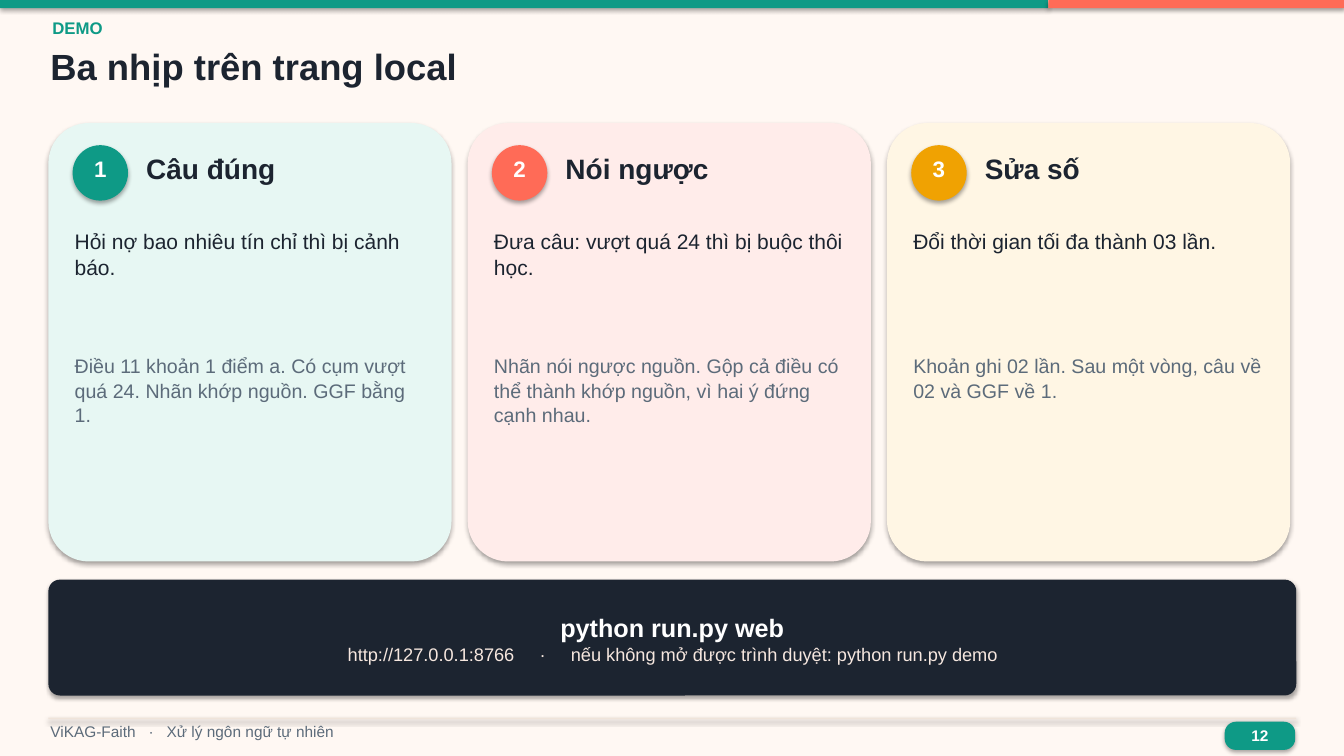
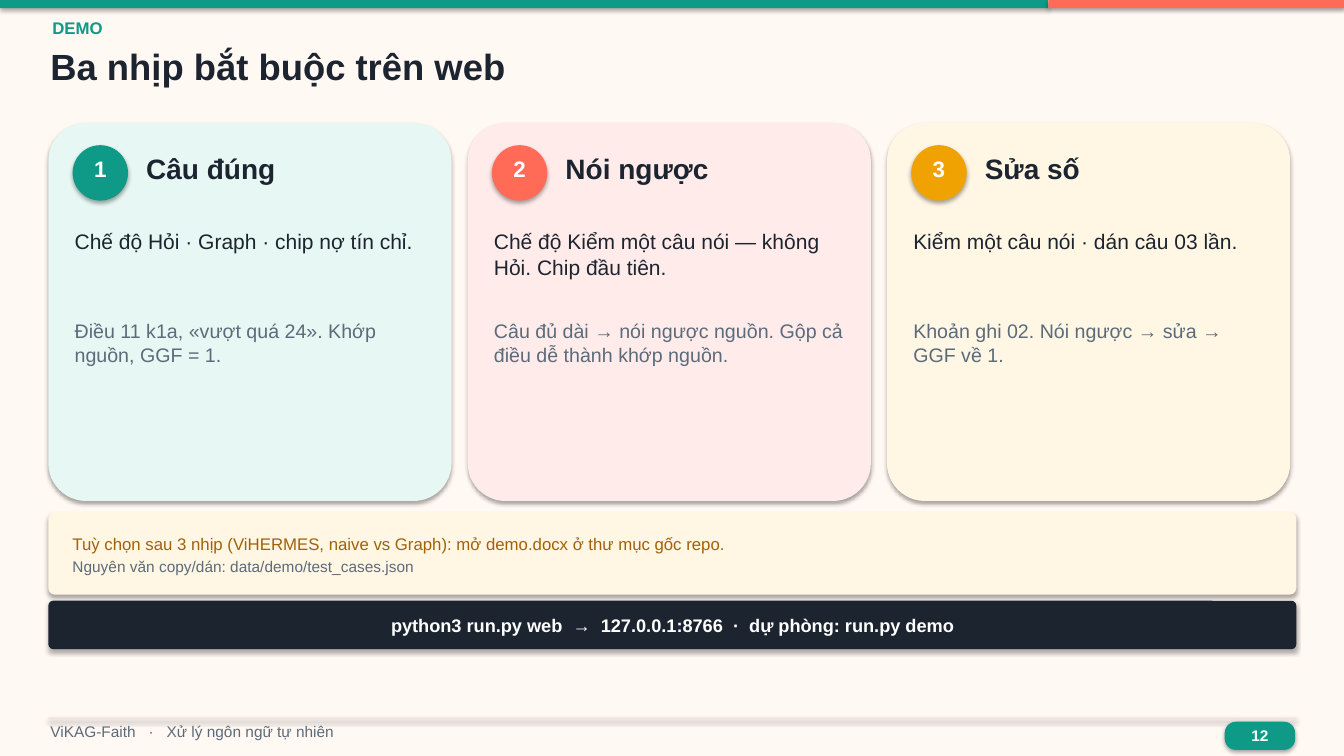
Before and after one commit to dolanbp1906/xuly_ngonngu_tunhien_cuoiky, a slide deck: slide 12 of thuyet_trinh/ViKAG-Faith_bao_cao.pptx. Drawn at 1344x756 pixels with LibreOffice and Linux fonts; fonts in the diff are those of the drawing. Boxes give left, top, right and bottom in pixels: in the first picture for what was removed or moved away, otherwise in the second. Text is boxed around its words. In the diff, an @@ line names an element or a change of style, - is before the commit and + after.

```diff
--- a/thuyet_trinh/ViKAG-Faith_bao_cao.pptx
+++ b/thuyet_trinh/ViKAG-Faith_bao_cao.pptx
@@ text at bbox=[50, 52, 505, 88]: text changed @@
-Ba nhịp trên trang local
+Ba nhịp bắt buộc trên web
@@ rounded rectangle: place and size @@
-rounded rectangle at bbox=[48, 123, 452, 562]
+rounded rectangle at bbox=[48, 123, 452, 501]
@@ rounded rectangle: place and size @@
-rounded rectangle at bbox=[468, 123, 871, 562]
+rounded rectangle at bbox=[468, 123, 871, 501]
@@ rounded rectangle: place and size @@
-rounded rectangle at bbox=[887, 123, 1291, 562]
+rounded rectangle at bbox=[887, 123, 1291, 501]
@@ text at bbox=[75, 233, 413, 253]: text changed @@
-Hỏi nợ bao nhiêu tín chỉ thì bị cảnh báo.
+Chế độ Hỏi · Graph · chip nợ tín chỉ.
@@ text at bbox=[494, 232, 819, 279]: text changed @@
-Đưa câu: vượt quá 24 thì bị buộc thôi học.
+Chế độ Kiểm một câu nói — không Hỏi. Chip đầu tiên.
@@ text at bbox=[913, 232, 1238, 253]: text changed @@
-Đổi thời gian tối đa thành 03 lần.
+Kiểm một câu nói · dán câu 03 lần.
@@ text at bbox=[75, 323, 376, 366]: text changed @@
-Điều 11 khoản 1 điểm a. Có cụm vượt quá 24. Nhãn khớp nguồn. GGF bằng 1.
+Điều 11 k1a, «vượt quá 24». Khớp nguồn, GGF = 1.
@@ text at bbox=[494, 323, 843, 366]: text changed @@
-Nhãn nói ngược nguồn. Gộp cả điều có thể thành khớp nguồn, vì hai ý đứng cạnh nhau.
+Câu đủ dài → nói ngược nguồn. Gộp cả điều dễ thành khớp nguồn.
@@ text at bbox=[913, 323, 1197, 362]: text changed @@
-Khoản ghi 02 lần. Sau một vòng, câu về 02 và GGF về 1.
+Khoản ghi 02. Nói ngược → sửa → GGF về 1.
@@ rounded rectangle added at bbox=[48, 512, 1297, 595], fill #FFF6E4, 12 pt, text #A16207 @@
+Tuỳ chọn sau 3 nhịp (ViHERMES, naive vs Graph): mở demo.docx ở thư mục gốc repo.
+Nguyên văn copy/dán: data/demo/test_cases.json
@@ rounded rectangle "python3 run.py web → 127.0.0.1:8766 ...": place and size @@
-rounded rectangle "python3 run.py web → 127.0.0.1:8766 ..." at bbox=[48, 580, 1297, 696]
+rounded rectangle "python3 run.py web → 127.0.0.1:8766 ..." at bbox=[48, 601, 1297, 649]
@@ text in rounded rectangle at bbox=[391, 618, 953, 636]: text changed; text colour #F6E7DF to #FFFFFF; bold on @@
-python run.py web
-http://127.0.0.1:8766 · nếu không mở được trình duyệt: python run.py demo
+python3 run.py web → 127.0.0.1:8766 · dự phòng: run.py demo
```
Also in this commit, not shown: 1 other slide changed, 11 other files.
